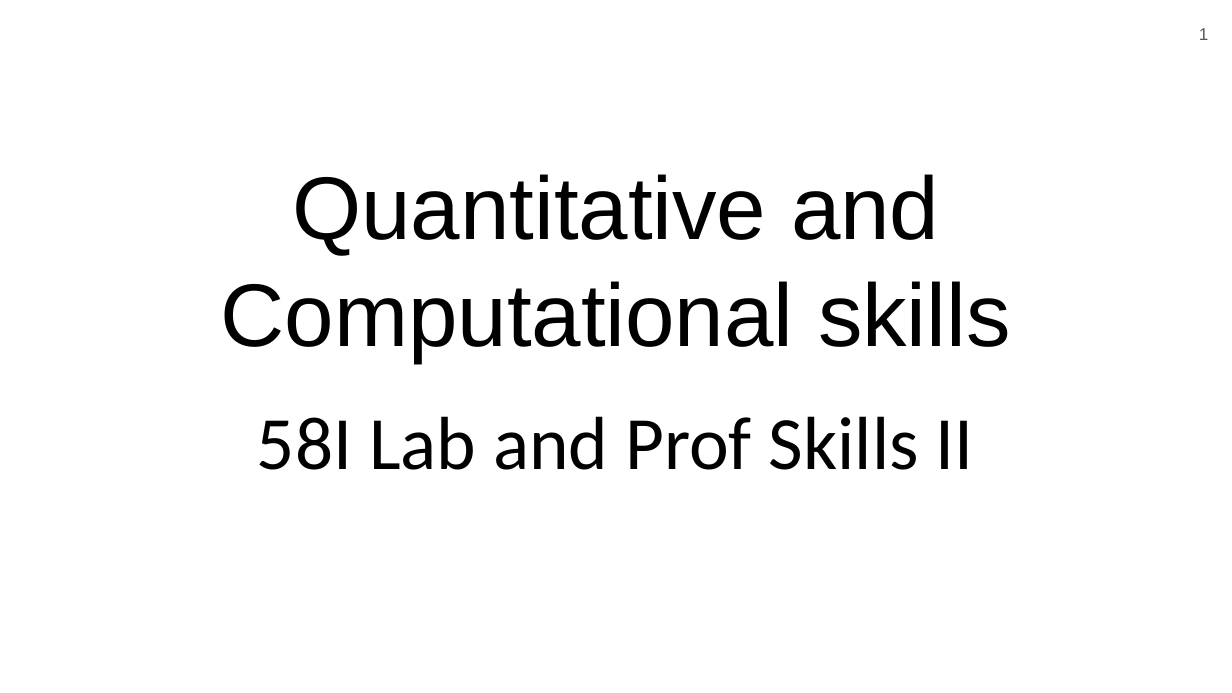
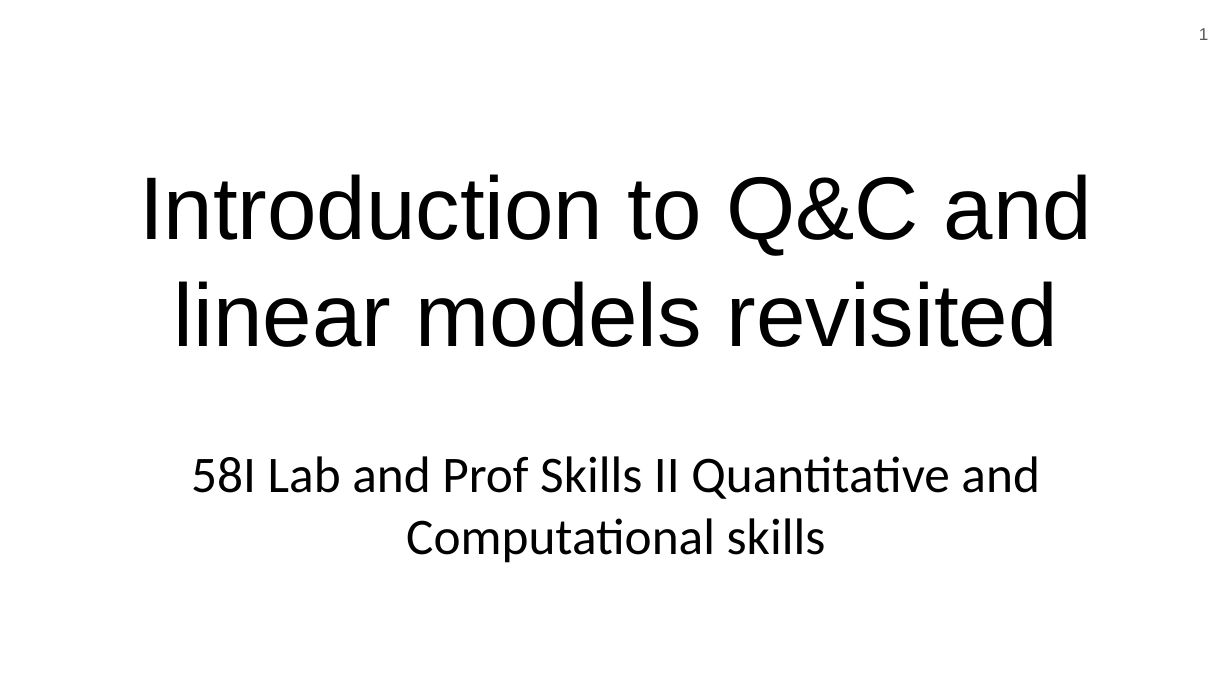
Before and after one commit to 3mmaRand/58I_quant_and_comp_2019, a slide deck: slide 1 of slides/introduction_2019.pptx. Drawn at 1232x693 pixels with LibreOffice and Linux fonts; fonts in the diff are those of the drawing; background and template pictures are left out. Boxes give left, top, right and bottom in pixels: in the first picture for what was removed or moved away, otherwise in the second. Text is boxed around its words. In the diff, an @@ line names an element or a change of style, - is before the commit and + after.

```diff
--- a/slides/introduction_2019.pptx
+++ b/slides/introduction_2019.pptx
@@ title at [139, 174, 1092, 347]: text changed @@
-Quantitative and Computational skills
+Introduction to Q&C and linear models revisited
@@ subtitle at [191, 456, 1039, 563]: text changed; size 44 to 30 pt @@
-58I Lab and Prof Skills II
+58I Lab and Prof Skills II Quantitative and Computational skills
```
Also in this commit, not shown: 8 other slides changed, 2 slides removed, 3 other files.
